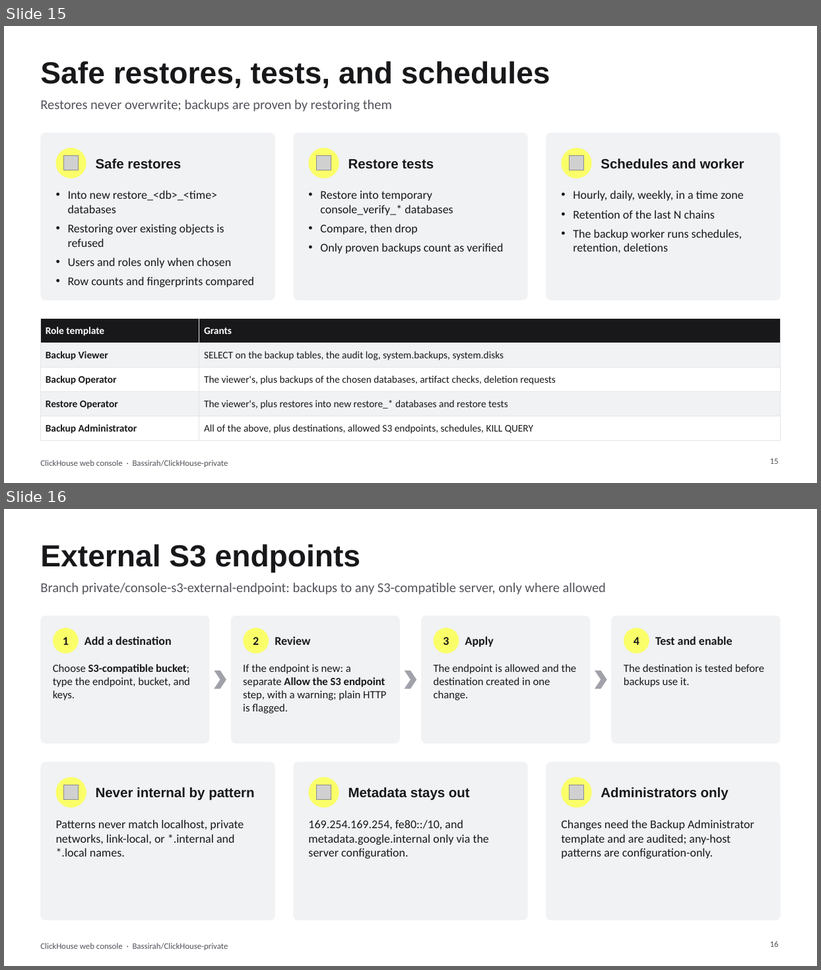
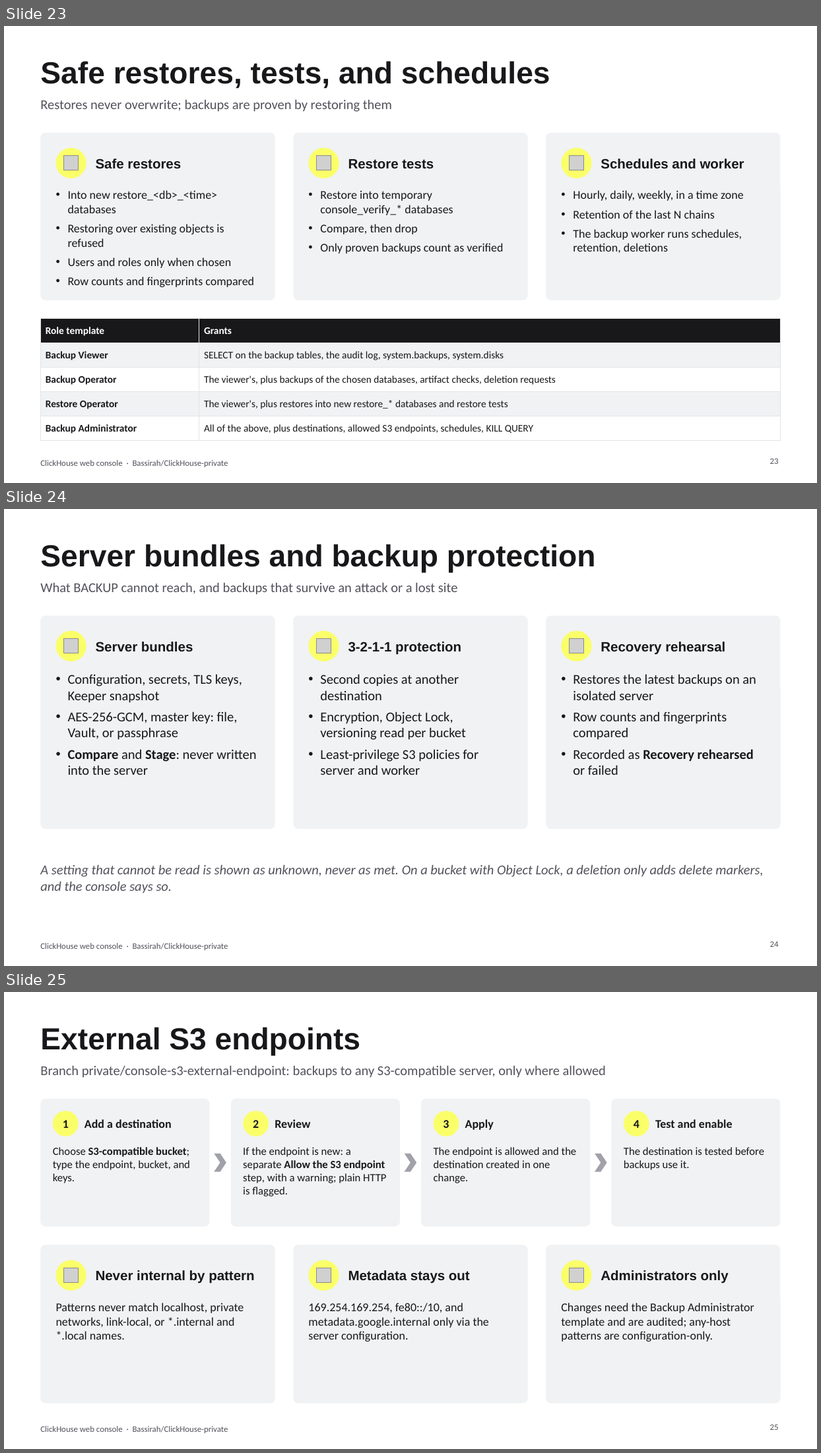
Before and after one commit to Bassirah/ClickHouse-private, a slide deck: docs/custom_dev/ClickHouse-Web-Console-Solution.pptx. Shown one above the other, each under a label of ours: slides 15 and 16 before the commit, slides 23, 24 and 25 after it. The pictures are 821x970 and 821x1453 pixels, drawn with LibreOffice and Linux fonts; fonts in the diff are those of the drawing; grey boxes stand for pictures. Boxes give left, top, right and bottom in pixels: in the first picture for what was removed or moved away, otherwise in the second. Text is boxed around its words. In the diff, an @@ line names an element or a change of style, - is before the commit and + after.

```diff
--- a/docs/custom_dev/ClickHouse-Web-Console-Solution.pptx
+++ b/docs/custom_dev/ClickHouse-Web-Console-Solution.pptx
@@ slide 24 added at bbox=[4, 509, 817, 966], background #FFFFFF; not listed: 1 template element that a slide beside it also shows @@
@@ title added at bbox=[40, 544, 596, 573], 36 pt, text #18181B, bold @@
+Server bundles and backup protection
@@ text added at bbox=[40, 582, 458, 595], 16 pt, text #52525B @@
+What BACKUP cannot reach, and backups that survive an attack or a lost site
@@ rounded rectangle added at bbox=[40, 616, 275, 829], fill #F1F2F4 @@
@@ rounded rectangle added at bbox=[293, 616, 527, 829], fill #F1F2F4 @@
@@ rounded rectangle added at bbox=[547, 616, 781, 829], fill #F1F2F4 @@
@@ ellipse added at bbox=[56, 631, 86, 661], fill #FAFF69 @@
@@ picture added at bbox=[64, 639, 79, 654] @@
@@ text added at bbox=[96, 642, 193, 652], 16 pt, text #18181B, bold @@
+Server bundles
@@ ellipse added at bbox=[308, 631, 339, 661], fill #FAFF69 @@
@@ picture added at bbox=[316, 639, 331, 654] @@
@@ text added at bbox=[349, 642, 461, 655], 16 pt, text #18181B, bold @@
+3-2-1-1 protection
@@ ellipse added at bbox=[562, 631, 592, 661], fill #FAFF69 @@
@@ picture added at bbox=[570, 639, 584, 654] @@
@@ text added at bbox=[601, 642, 725, 655], 16 pt, text #18181B, bold @@
+Recovery rehearsal
@@ text added at bbox=[68, 674, 256, 775], 16 pt, text #18181B @@
+• Configuration, secrets, TLS keys, Keeper snapshot
+• AES-256-GCM, master key: file, Vault, or passphrase
+• Compare and Stage: never written into the server
@@ text added at bbox=[320, 674, 479, 775], 16 pt, text #18181B @@
+• Second copies at another destination
+• Encryption, Object Lock, versioning read per bucket
+• Least-privilege S3 policies for server and worker
@@ text added at bbox=[573, 674, 756, 775], 16 pt, text #18181B @@
+• Restores the latest backups on an isolated server
+• Row counts and fingerprints compared
+• Recorded as Recovery rehearsed or failed
@@ text added at bbox=[40, 865, 763, 894], 16 pt, text #52525B, italic @@
+A setting that cannot be read is shown as unknown, never as met. On a bucket with Object Lock, a deletion only adds delete markers, and the console says so.
@@ page number added at bbox=[770, 941, 779, 947], 10 pt, text #52525B @@
+24
@@ what was slide 15 is now slide 23 @@
@@ page number at bbox=[770, 458, 779, 464]: text changed @@
-15
+23
@@ what was slide 16 is now slide 25 @@
@@ page number at bbox=[770, 1424, 779, 1430]: text changed @@
-16
+25
```
Also in this commit, not shown: 10 slides changed, 8 other slides added, 1 other file.
